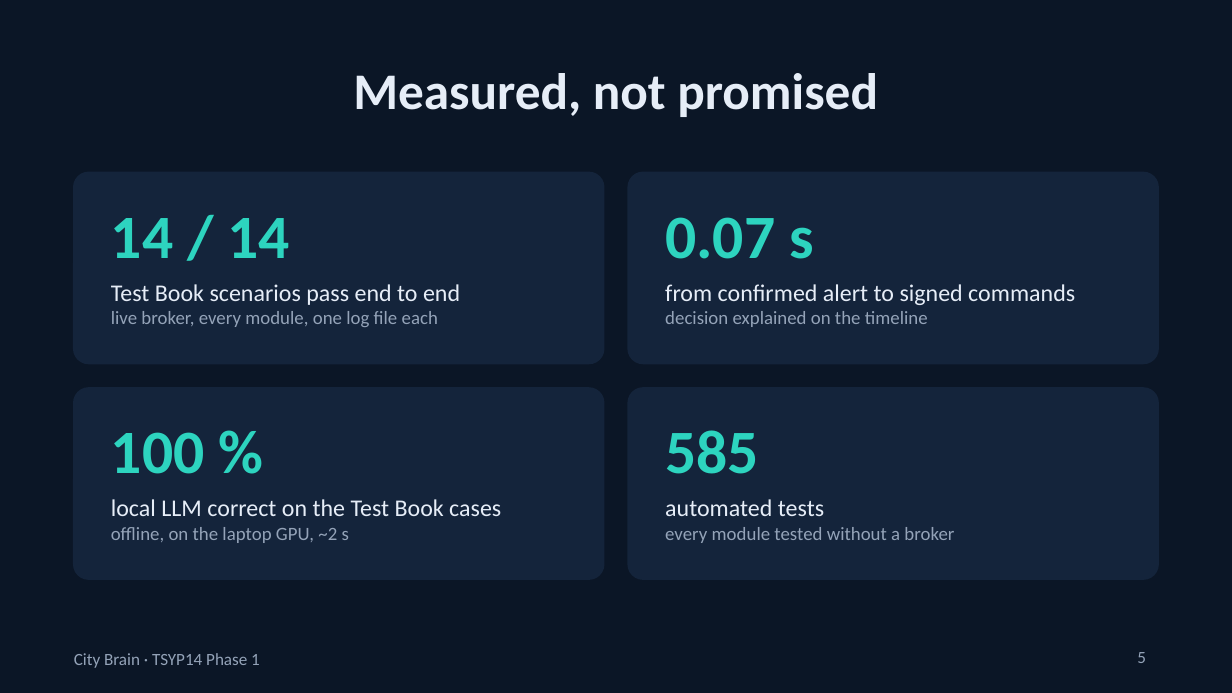
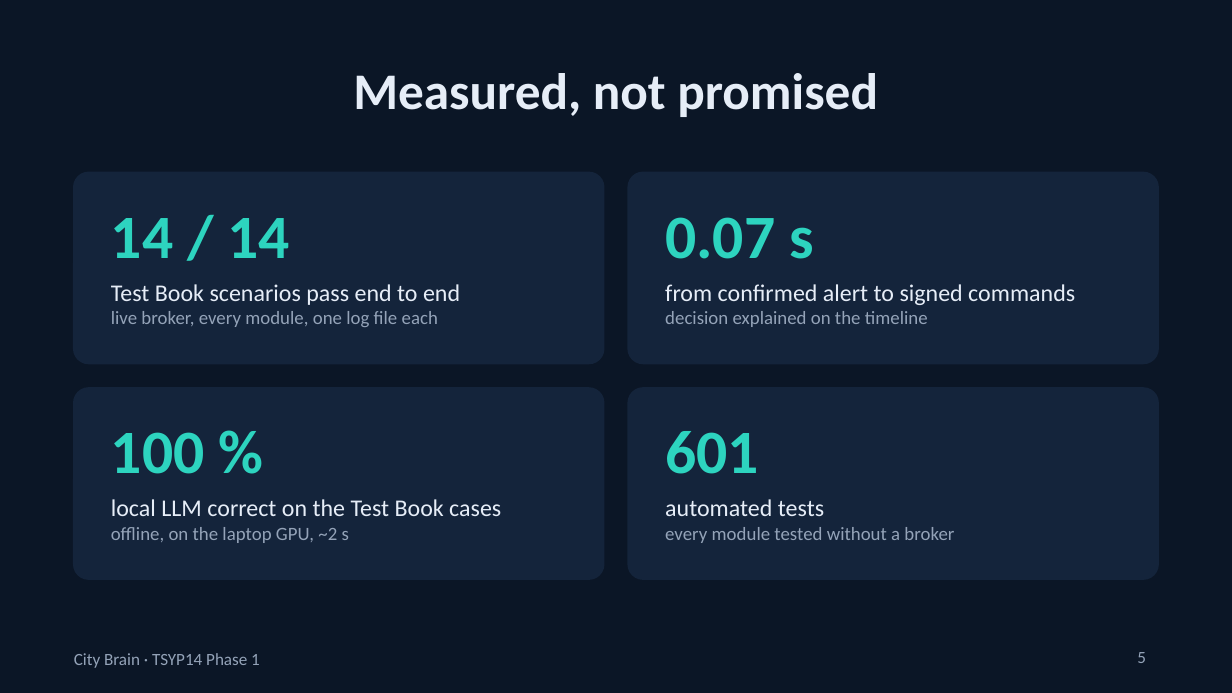
Before and after one commit to Omar-Brika/city-brain-convergence, a slide deck: slide 5 of docs/pitch/pitch.pptx. Drawn at 1232x693 pixels with LibreOffice and Linux fonts; fonts in the diff are those of the drawing. Boxes give left, top, right and bottom in pixels: in the first picture for what was removed or moved away, otherwise in the second. Text is boxed around its words. In the diff, an @@ line names an element or a change of style, - is before the commit and + after.

```diff
--- a/docs/pitch/pitch.pptx
+++ b/docs/pitch/pitch.pptx
@@ text at [665,431,759,474]: text changed @@
-585
+601
```
Also in this commit, not shown: 1 slide added, 15 other files.
